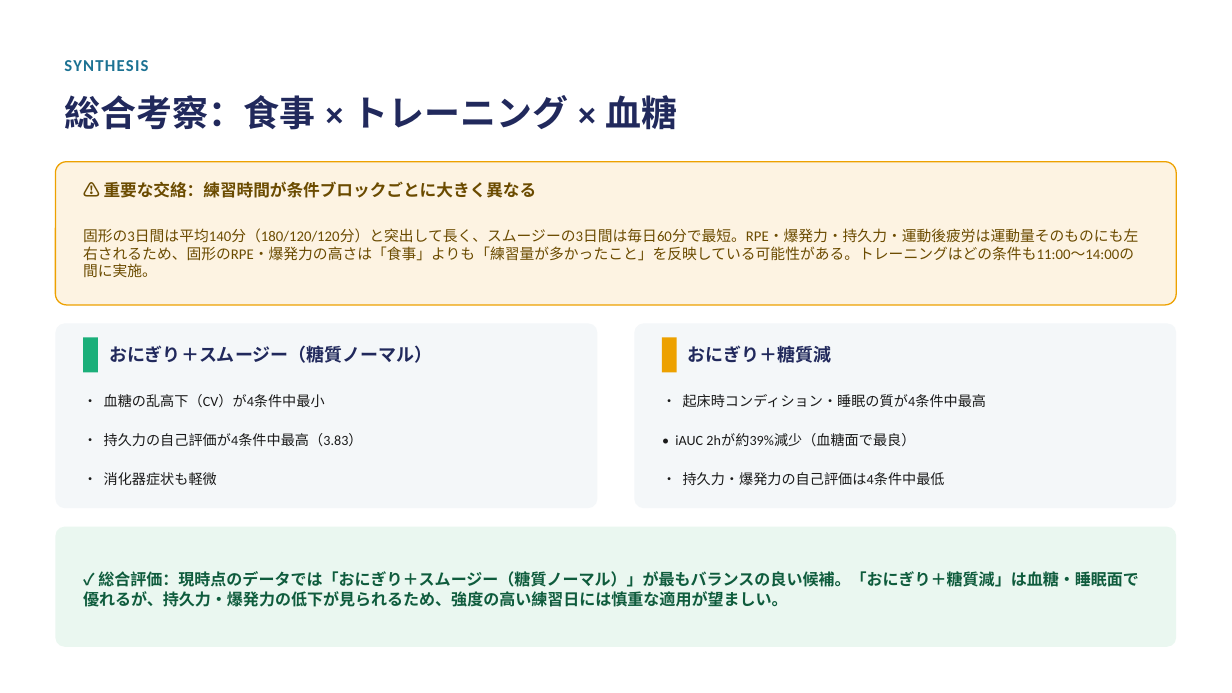
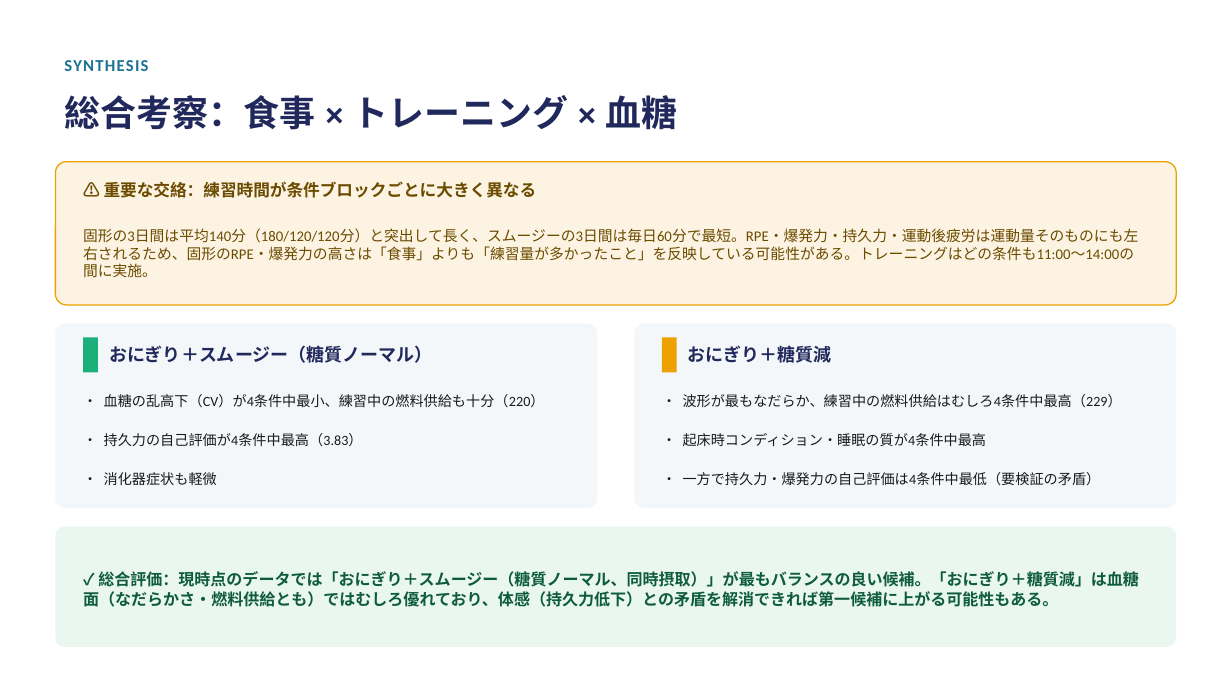
Before and after one commit to atsuh2022-ux/AK, a slide deck: slide 14 of analysis/slides/血糖値比較分析.pptx (slide 12 before the commit). Drawn at 1232x693 pixels with LibreOffice and Linux fonts; fonts in the diff are those of the drawing. Boxes give left, top, right and bottom in pixels: in the first picture for what was removed or moved away, otherwise in the second. Text is boxed around its words. In the diff, an @@ line names an element or a change of style, - is before the commit and + after.

```diff
--- a/analysis/slides/血糖値比較分析.pptx
+++ b/analysis/slides/血糖値比較分析.pptx
@@ text at bbox=[104, 394, 545, 407]: text changed @@
-• 血糖の乱高下（CV）が4条件中最小
+• 血糖の乱高下（CV）が4条件中最小、練習中の燃料供給も十分（220）
@@ text added at bbox=[683, 394, 1122, 407], 11 pt, text #1A1A1A @@
+• 波形が最もなだらか、練習中の燃料供給はむしろ4条件中最高（229）
@@ text "• 起床時コンディション・睡眠の質が4条件中最高": place and size @@
-text "• 起床時コンディション・睡眠の質が4条件中最高" at bbox=[683, 394, 987, 407]
+text "• 起床時コンディション・睡眠の質が4条件中最高" at bbox=[683, 433, 987, 446]
@@ text removed at bbox=[675, 433, 915, 446] @@
-• iAUC 2hが約39%減少（血糖面で最良）
@@ text at bbox=[683, 472, 1101, 485]: text changed @@
-• 持久力・爆発力の自己評価は4条件中最低
+• 一方で持久力・爆発力の自己評価は4条件中最低（要検証の矛盾）
@@ text at bbox=[83, 571, 1139, 607]: text changed @@
-✓ 総合評価：現時点のデータでは「おにぎり＋スムージー（糖質ノーマル）」が最もバランスの良い候補。「おにぎり＋糖質減」は血糖・睡眠面で優れるが、持久力・爆発力の低下が見られるため、強度の高い練習日には慎重な適用が望ましい。
+✓ 総合評価：現時点のデータでは「おにぎり＋スムージー（糖質ノーマル、同時摂取）」が最もバランスの良い候補。「おにぎり＋糖質減」は血糖面（なだらかさ・燃料供給とも）ではむしろ優れており、体感（持久力低下）との矛盾を解消できれば第一候補に上がる可能性もある。
```
Also in this commit, not shown: 3 other slides changed, 2 slides added, 3 other files.
